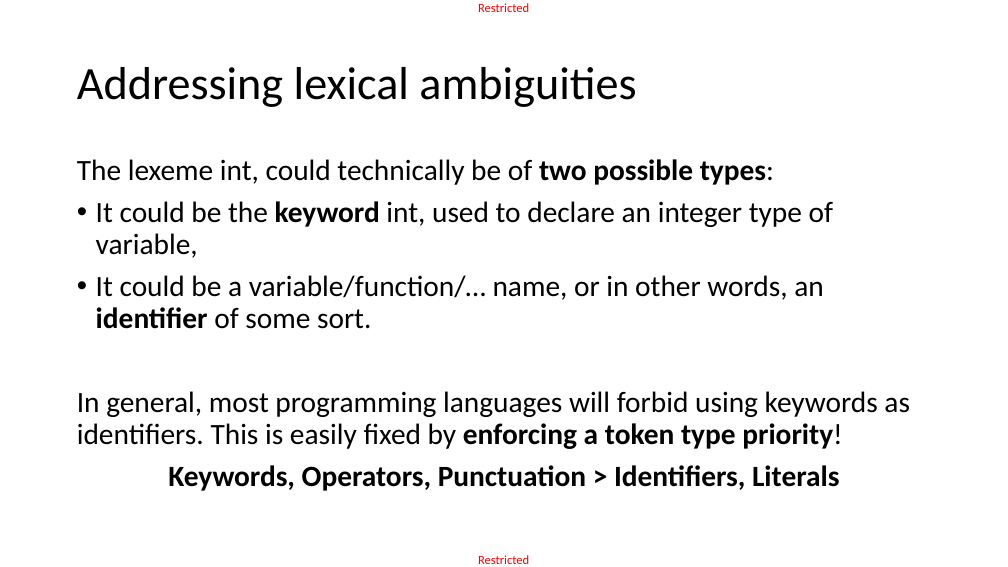
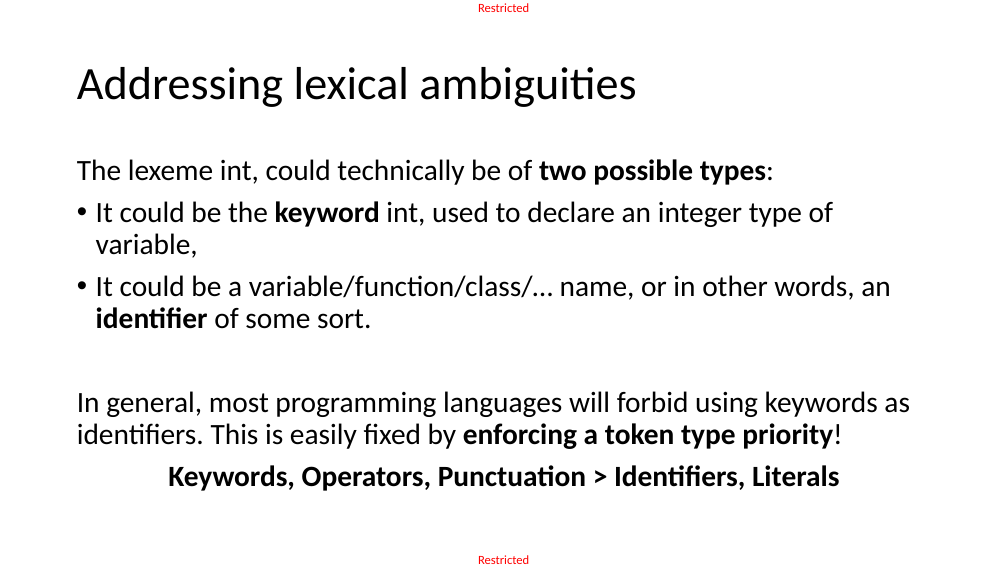
Before and after one commit to matthieudemari/SUTD_PLC_50_051, a slide deck: slide 10 of W10/W10S1/W10S1.pptx. Drawn at 1008x567 pixels with LibreOffice and Linux fonts; fonts in the diff are those of the drawing. Boxes give left, top, right and bottom in pixels: in the first picture for what was removed or moved away, otherwise in the second. Text is boxed around its words. In the diff, an @@ line names an element or a change of style, - is before the commit and + after.

```diff
--- a/W10/W10S1/W10S1.pptx
+++ b/W10/W10S1/W10S1.pptx
@@ text at (96, 275, 890, 329): text changed @@
-• It could be a variable/function/… name, or in other words, an identifier of some sort.
+• It could be a variable/function/class/… name, or in other words, an identifier of some sort.
```
Also in this commit, not shown: 20 other slides changed, 3 slides removed, 3 other files.
